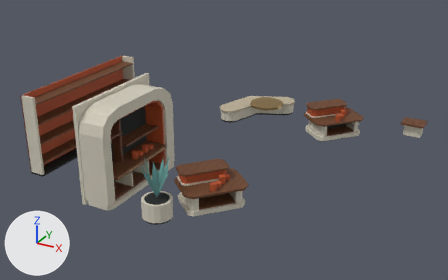
Before and after pictures for a commit that changed the glTF model external_packages/shopping_promenade_20261009/exports/SHOP_D09_S72_F132__fitout.glb.
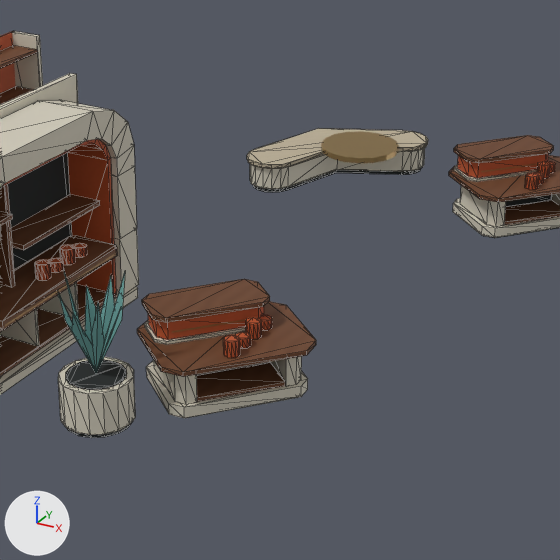
Each version is shown whole from a camera (50 mm lens) standing at (8.51, -16.81, 8.88) and looking at (-0.45, -0.53, 0.74), then close up on the part from 26% to 78% of the width and 15% to 98% of the height. Every picture has the same lights, and +X, +Y and +Z are marked at lower left. The older version's two pictures come first. The close-ups show mesh edges as thin lines. Vertices at exactly the same position are counted once.

The first close-up shows 'SHOP_D09_S72_F132__fitout__champagne_metal', 'SHOP_D09_S72_F132__fitout__dark_rubber', 'SHOP_D09_S72_F132__fitout__ivory_enamel', 'SHOP_D09_S72_F132__fitout__oatmeal_weave', 'SHOP_D09_S72_F132__fitout__quiet_teal', 'SHOP_D09_S72_F132__fitout__retail_terracotta_enamel', 'SHOP_D09_S72_F132__fitout__warm_walnut'.
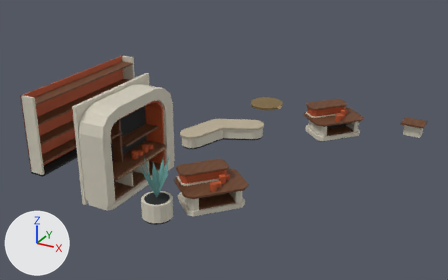
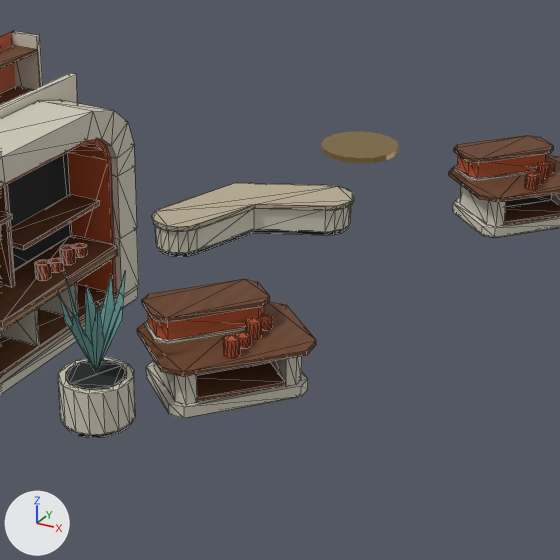
Location of each change, [x1, y1, x2, y2] in pixels of the close-ups (560 x 560 px; the box of a moved part takes in the faces that stretch with it):
'SHOP_D09_S72_F132__fitout__oatmeal_weave', moved: before [247, 128, 428, 169]; after [152, 183, 354, 232]
part 1 of me_shop_d09_s72_f132__fitout__dark_rubber, moved or reshaped: before [252, 168, 421, 192]; after [159, 227, 348, 257]
part 2 of me_shop_d09_s72_f132__fitout__ivory_enamel, moved or reshaped: before [250, 148, 425, 189]; after [155, 205, 351, 253]

The edits, one by one:
me_shop_d09_s72_f132__fitout__dark_rubber is used by ob_shop_d09_s72_f132__fitout__dark_rubber; location (0.0, 0.0, 0.0).
me_shop_d09_s72_f132__fitout__dark_rubber had 252 vertices, 444 faces and spanned x -5.35..2.78, y -5.0..4.82, z 0.0..2.49.
me_shop_d09_s72_f132__fitout__dark_rubber now has 252 vertices, 444 faces and spans x -5.35..2.78, y -5.0..4.3, z 0.0..2.49.
me_shop_d09_s72_f132__fitout__dark_rubber part 1: the loose piece of 40 vertices spanning x -2.32..-0.18, y 2.48..4.82, z 0.0..0.07 is moved by (0.0, -2.8, 0.0).
me_shop_d09_s72_f132__fitout__ivory_enamel has 364 vertices, 678 faces and spans x -5.35..4.8, y -5.05..4.9, z 0.0..3.0.
me_shop_d09_s72_f132__fitout__ivory_enamel is used by ob_shop_d09_s72_f132__fitout__ivory_enamel; location (0.0, 0.0, 0.0).
me_shop_d09_s72_f132__fitout__ivory_enamel part 2: the loose piece of 40 vertices spanning x -2.36..-0.14, y 2.44..4.86, z 0.07..0.43 is moved by (0.0, -2.8, 0.0).
me_shop_d09_s72_f132__fitout__oatmeal_weave is used by ob_shop_d09_s72_f132__fitout__oatmeal_weave; location (0.0, 0.0, 0.0).
me_shop_d09_s72_f132__fitout__oatmeal_weave had 40 vertices, 76 faces and spanned x -2.41..-0.09, y 2.39..4.91, z 0.43..0.5.
me_shop_d09_s72_f132__fitout__oatmeal_weave now has 40 vertices, 76 faces and spans x -2.41..-0.09, y -0.41..2.11, z 0.43..0.5.
me_shop_d09_s72_f132__fitout__oatmeal_weave part 3: the whole mesh is moved by (0.0, -2.8, 0.0).
